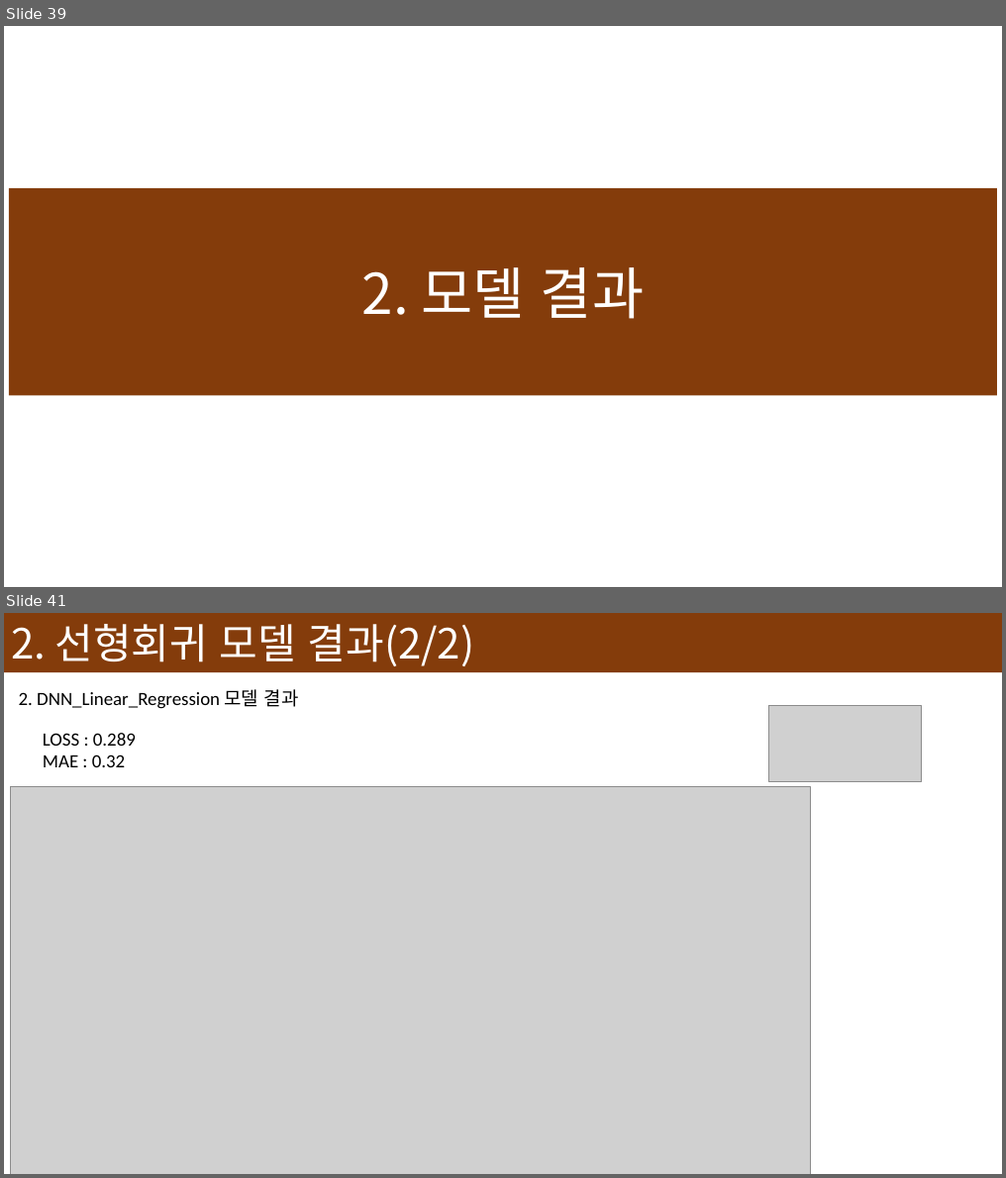
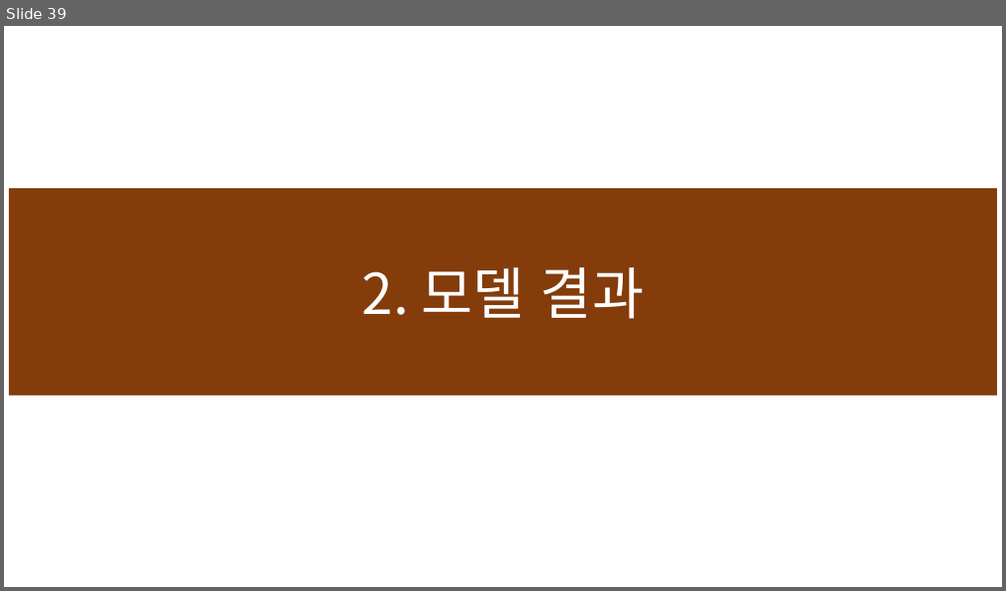
Before and after one commit to devna0111/FlowCast, a slide deck: presentation/Model 설명서.pptx. Shown one above the other, each under a label of ours: slides 39 and 41 before the commit, slide 39 after it; the slides between them are not shown. The pictures are 1006x1178 and 1006x591 pixels, drawn with LibreOffice and Linux fonts; fonts in the diff are those of the drawing; grey boxes stand for pictures. Boxes give left, top, right and bottom in pixels: in the first picture for what was removed or moved away, otherwise in the second. Text is boxed around its words. In the diff, an @@ line names an element or a change of style, - is before the commit and + after.

```diff
--- a/presentation/Model 설명서.pptx
+++ b/presentation/Model 설명서.pptx
@@ slide 41 removed at [4,613,1002,1174], background #FFFFFF @@
@@ rectangle removed at [4,613,1002,672] @@
-2. 선형회귀 모델 결과(2/2)
@@ text removed at [19,689,299,709] @@
-2. DNN_Linear_Regression 모델 결과
@@ picture removed at [769,706,922,782] @@
@@ text removed at [43,733,136,767] @@
-LOSS : 0.289
-MAE : 0.32
@@ picture removed at [11,786,810,1174] @@
```
Also in this commit, not shown: 7 slides changed, 12 slides added, 1 other file.
